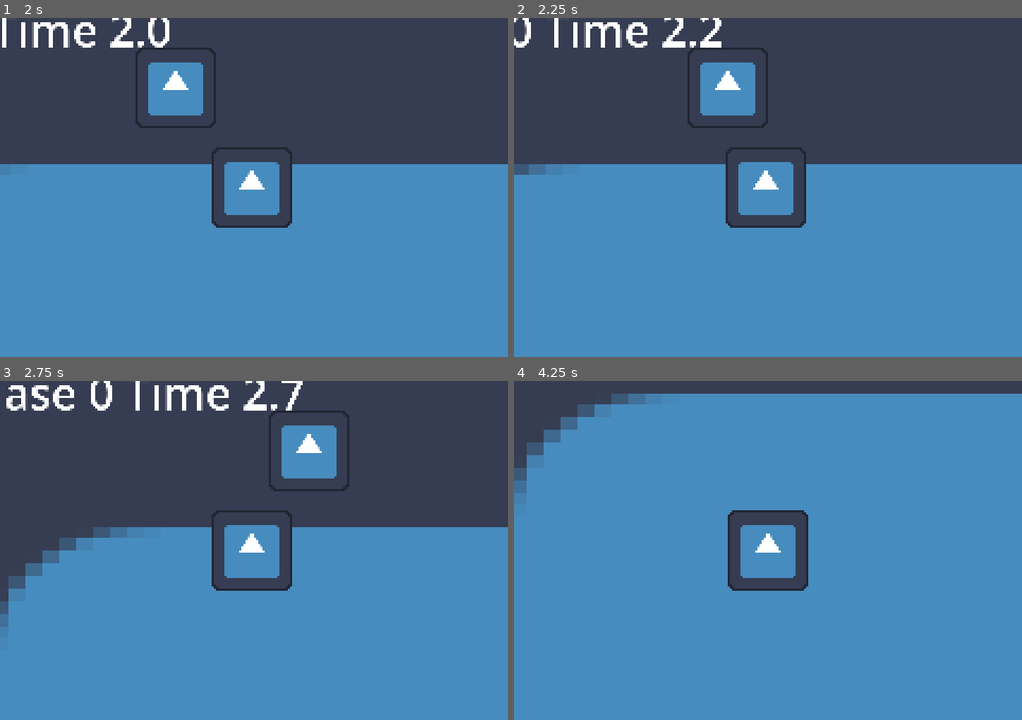
Above: before the commit, frames 1-4 (two rows, left to right).
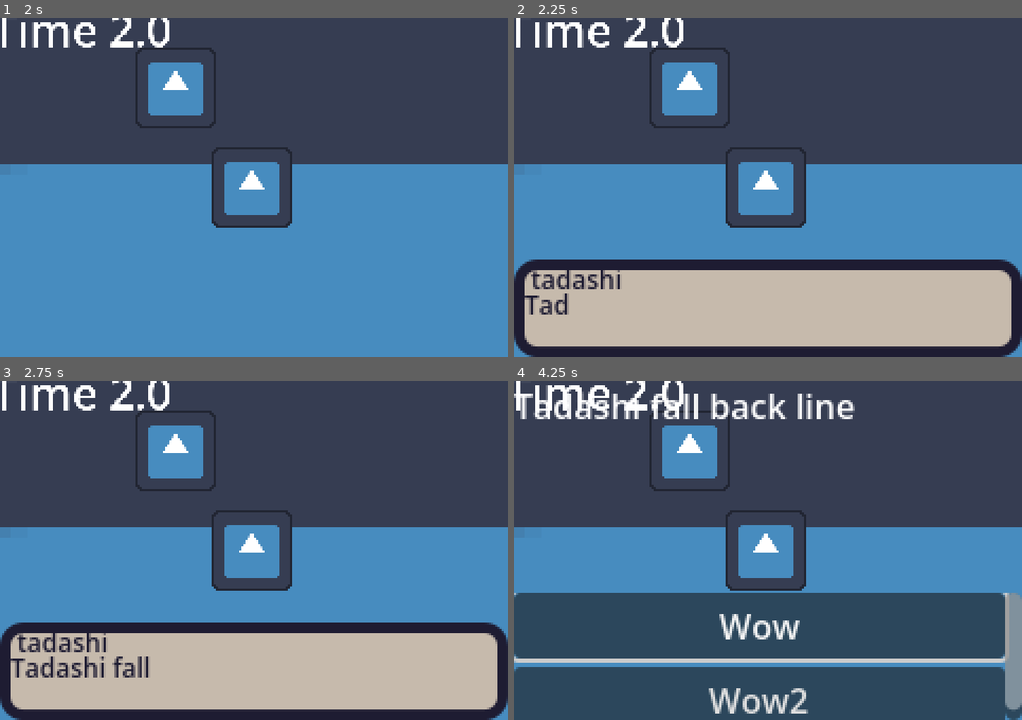
Above: after the commit, the same moments.

Repository: chickengamer555/7-days-of-rain-B1T-jam
Game: Godot game, scene res://test/test.tscn
The game is run twice, just before and just after one commit, with the same random seed, the same clock (stepped at 60 frames per second) and the same inputs. The engine's default icon, where the game draws it, is replaced by a stand-in: a white triangle on a blue panel in a dark square.
Inputs (mouse positions are in pixels of both pictures, inside the frame that each line leads up to):
- Up to frame 1 (2 s): tap Enter at 0.5 s; move the mouse to (228, 255) at 0.52 s; hold W (up) 0.53-1.25 s; hold E (Interact) 0.53-1.25 s; click (228, 255) at 0.67 s; drag from (406, 238) to (254, 187) at 1.27 s
- Up to frame 2 (2.25 s): move the mouse to (615, 136) at 2.02 s; hold A (left) from 2.03 s (still down); hold E (Interact) from 2.03 s (still down)
- Up to frame 3 (2.75 s): keep holding A (left); keep holding E (Interact)
- Up to frame 4 (4.25 s): release A (left) at 2.75 s; release E (Interact) at 2.75 s; drag from (793, 550) to (615, 499) at 2.77 s; move the mouse to (691, 465) at 3.52 s; hold S (down) from 3.53 s (still down); hold E (Interact) from 3.53 s (still down)

Frame 1 is identical in both runs. In frame 2, 33% of the frame differs, in the area x 0-100%, y 0-100%; in frame 3, 37%; in frame 4, 73%.

Commit message:
Dialouge  choices

Diff:
--- a/Autoloads/DIALOUGE.tscn
+++ b/Autoloads/DIALOUGE.tscn
@@ -1,11 +1,18 @@
 [gd_scene format=3 uid="uid://cighbufvpxapt"]
 
 [ext_resource type="PackedScene" uid="uid://ddjodc2p80frd" path="res://Dialouge/dialogue_box.tscn" id="1_kbwly"]
+[ext_resource type="Script" uid="uid://cjmstaypw2561" path="res://Autoloads/dialouge.gd" id="1_ydmob"]
 [ext_resource type="Script" uid="uid://d1ic2nsfhrwro" path="res://Dialouge/dialogue_player.gd" id="2_i5blm"]
 
-[node name="Dialouge" type="Node2D" unique_id=1317725260]
+[node name="Dialouge" type="CanvasLayer" unique_id=928797108]
+script = ExtResource("1_ydmob")
 
-[node name="DialogueBox" parent="." unique_id=544790272 instance=ExtResource("1_kbwly")]
+[node name="Box" parent="." unique_id=544790272 instance=ExtResource("1_kbwly")]
+anchors_preset = 15
+anchor_right = 1.0
+anchor_bottom = 1.0
+grow_horizontal = 2
+grow_vertical = 2
 
 [node name="Prompt" type="Label" parent="." unique_id=1754300791]
 visible = false
@@ -19,12 +26,14 @@
 
 [node name="ChoiceScroll" type="ScrollContainer" parent="." unique_id=1106498108]
 visible = false
-anchors_preset = 12
+anchors_preset = -1
 anchor_top = 1.0
 anchor_right = 1.0
 anchor_bottom = 1.0
+offset_top = -60.0
 grow_horizontal = 2
 grow_vertical = 0
+follow_focus = true
 
 [node name="Choices" type="VBoxContainer" parent="ChoiceScroll" unique_id=472904823]
 layout_mode = 2
--- /dev/null
+++ b/Autoloads/dialouge.gd
@@ -0,0 +1,78 @@
+extends CanvasLayer
+
+var active = false # Is convo running
+var speaker_id = "" #whos talked to
+
+signal choice_made(index)
+signal conversation_ended
+
+func run_first_match(rules, id):
+	for rule in rules: # go through rulles
+		if rule.condition == null or rule.condition.is_met(): #is it allowed?
+			speaker_id = id # Note who it is
+			start(rule.tree) # Play the convo
+			return # stop so only first match
+
+func start(tree): # The func that begins a conversation
+	active = true
+	Clock.running = false
+	$Walker.begin(tree)
+	show_current()
+
+func show_current(): # Bassicly creates the lines needed to showcase the text
+	var node = $Walker.current_node()
+	if node == null:
+		end()
+		return
+	if node.effect != null:
+		node.effect.apply()
+	var lines: Array[Dictionary] = [{"character": node.speaker, "text": node.display_text()}]
+	$Box.start_dialogue(lines)
+	await $Box.dialogue_finished
+	next_step()
+
+func next_step(): # This whole block bassicly decides what comes next but checking unused choices checking if shit is allowed all that stuff
+	if $Walker.finished:
+		end()
+		return
+	var node = $Walker.current_node()
+	var allowed = []
+	for index in $Walker.available_choices():
+		var choice = node.choices[index]
+		if choice.condition == null or choice.condition.is_met():
+			allowed.append(index)
+	if allowed.is_empty():
+		end()
+		return
+	var picked = allowed[0]
+	if node.choices[picked].label != "":
+		$Prompt.text = node.display_text()
+		for index in allowed:
+			var button = Button.new()
+			button.text = node.choices[index].display_label()
+			button.pressed.connect(choice_made.emit.bind(index))
+			$ChoiceScroll/Choices.add_child(button)
+		$Prompt.show()
+		$ChoiceScroll.show()
+		$ChoiceScroll/Choices.get_child(0).grab_focus()
+		picked = await choice_made
+		$Prompt.hide()
+		$ChoiceScroll.hide()
+		for old_button in $ChoiceScroll/Choices.get_children():
+			old_button.queue_free()
+	var before = $Walker.current_id
+	$Walker.choose(picked)
+	if $Walker.finished and $Walker.current_id == before:
+		end()
+	else:
+		show_current()
+
+func end():
+	Flags.add("talked_" + speaker_id) # Recrod who talked
+	active = false  # Make it so no converdation is running
+	Clock.running = true # Start up time again
+	conversation_ended.emit()
+
+func _unhandled_input(event):
+	if active and event.is_action_pressed("Interact"):
+		$Box.advance()
--- a/Dialouge/dialogue_box.tscn
+++ b/Dialouge/dialogue_box.tscn
@@ -14,12 +14,14 @@
 corner_radius_bottom_right = 10
 corner_radius_bottom_left = 10
 
-[node name="DialogueBox" type="CanvasLayer" unique_id=1647983095]
-layer = 10
+[node name="DialogueBox" type="Control" unique_id=1688858085]
+layout_mode = 3
+anchors_preset = 0
 script = ExtResource("1")
 
 [node name="BackgroundPanel" type="Panel" parent="." unique_id=1695287328]
 unique_name_in_owner = true
+layout_mode = 1
 anchors_preset = 12
 anchor_top = 1.0
 anchor_right = 1.0
--- a/Dialouge/typewriter_dialogue.gd
+++ b/Dialouge/typewriter_dialogue.gd
@@ -1,5 +1,5 @@
 class_name TypewriterDialogue
-extends CanvasLayer
+extends Control
 
 # Dialogue box with a typewriter effect: types each line out, then waits for a click.
 
--- a/Ineractbles/interactable.gd
+++ b/Ineractbles/interactable.gd
@@ -3,4 +3,4 @@
 @export var data: InteractbleData
 
 func interact():
-	print(data.id)
+	Dialouge.run_first_match(data.rules, data.id) # Start first convo alloweed
--- a/Player/Player.gd
+++ b/Player/Player.gd
@@ -11,8 +11,12 @@
 	pass
 
 func get_input() -> void:
+	if not Clock.running:
+		velocity = Vector2.ZERO
+		return
 	var input_direction = Input.get_vector("left", "right", "up", "down")
 	velocity = input_direction * speed
+
 
 func is_dialogue_active() -> bool:
 	var dm = get_node_or_null("/root/DialogueManager")
@@ -27,15 +31,10 @@
 	get_input()
 	move_and_slide()
 
-
-
-
-
-
-
-
 func _unhandled_input(event):
 	if not event.is_action_pressed("Interact"):
+		return
+	if not Clock.running:
 		return
 	var closest = null
 	var closest_distance = INF
--- a/data/Dialouge/Tadashi/tadashi_idle.tres
+++ b/data/Dialouge/Tadashi/tadashi_idle.tres
@@ -4,11 +4,22 @@
 [ext_resource type="Script" uid="uid://bocbuuj64elde" path="res://Dialouge/dialogue_choice.gd" id="2_0v8xq"]
 [ext_resource type="Script" uid="uid://1m7x43xe4t0i" path="res://Dialouge/dialogue_tree.gd" id="3_p2i2b"]
 
+[sub_resource type="Resource" id="Resource_ydmob"]
+script = ExtResource("2_0v8xq")
+label = "Wow"
+metadata/_custom_type_script = "uid://bocbuuj64elde"
+
+[sub_resource type="Resource" id="Resource_4h8i5"]
+script = ExtResource("2_0v8xq")
+label = "Wow2"
+metadata/_custom_type_script = "uid://bocbuuj64elde"
+
 [sub_resource type="Resource" id="Resource_x58ub"]
 script = ExtResource("1_m1o6t")
 id = "start"
 speaker = "tadashi"
 text = "Tadashi fall back line"
+choices = Array[ExtResource("2_0v8xq")]([SubResource("Resource_ydmob"), SubResource("Resource_4h8i5")])
 metadata/_custom_type_script = "uid://c3bdbn2jbepsa"
 
 [resource]
--- a/data/Npcs/npc.gd
+++ b/data/Npcs/npc.gd
@@ -16,4 +16,4 @@
 	pass
 
 func interact(): #Lets us test npcs
-	print(data.id)
+	Dialouge.run_first_match(data.rules, data.id) # Start first convo alloweed
--- a/test/placeholder.gd
+++ b/test/placeholder.gd
@@ -5,6 +5,7 @@
 
 func _ready():
 		Clock.phase_changed.connect(refresh_npcs) #update npcs each phase
+		Dialouge.conversation_ended.connect(refresh_npcs) # update npcs after each convo
 		refresh_npcs()
 
 func refresh_npcs(): # Removes every npc then puts each one at the spot the shcedule says they should be in
Not shown, added: Autoloads/dialouge.gd.uid
Not shown, changed: Dialouge/note for judges.txt
